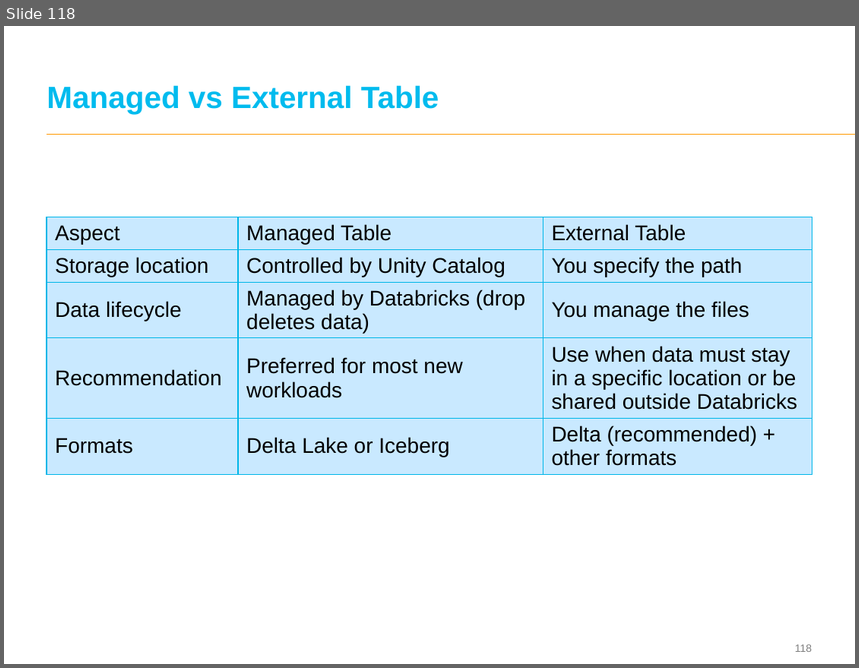
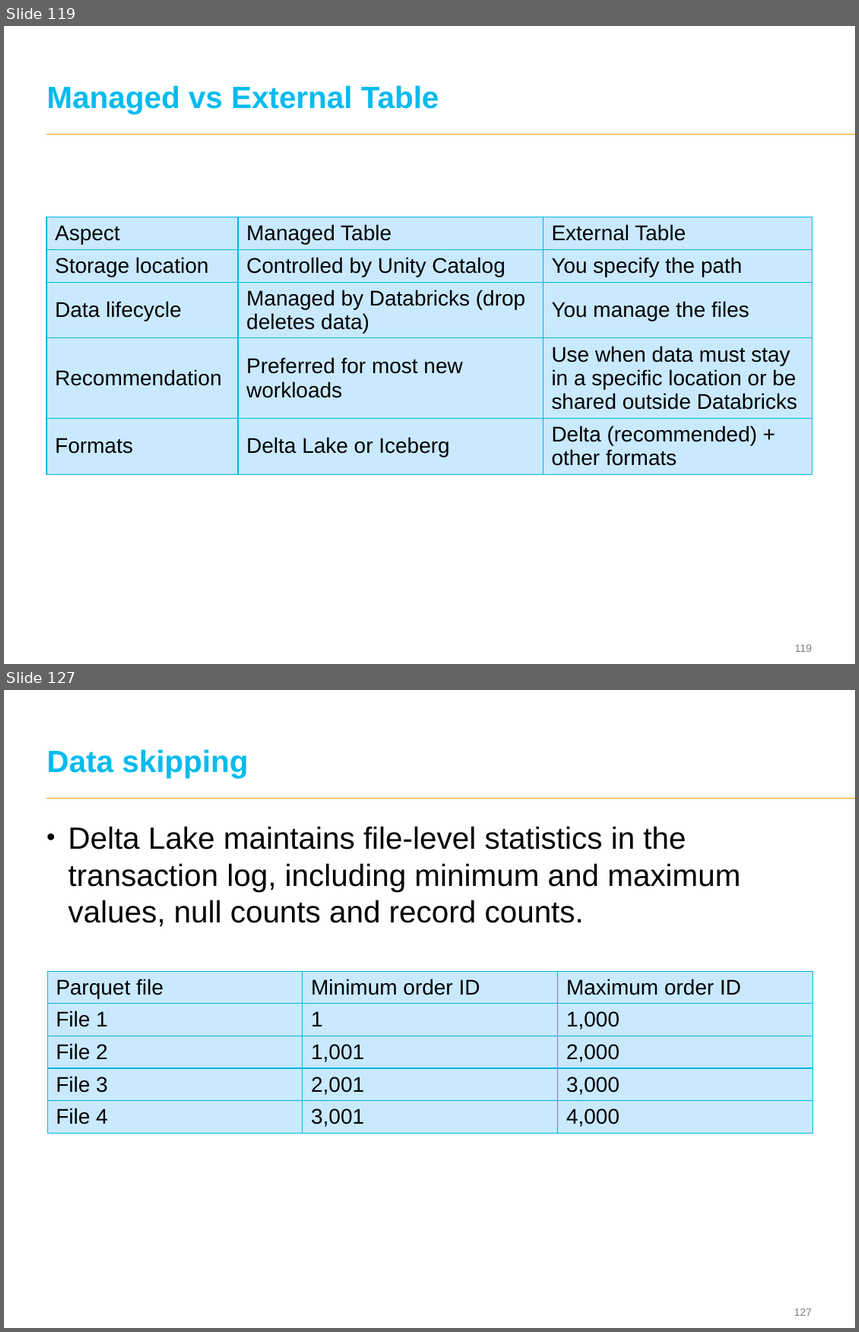
Before and after one commit to eswaribala/ltidatanov2026, a slide deck: DataAnalyticsandPlatform.pptx. Shown one above the other, each under a label of ours: slide 118 before the commit, slides 119 and 127 after it; the slides between them are not shown. The pictures are 859x668 and 859x1332 pixels, drawn with LibreOffice and Linux fonts; fonts in the diff are those of the drawing; background and template pictures are left out. Boxes give left, top, right and bottom in pixels: in the first picture for what was removed or moved away, otherwise in the second. Text is boxed around its words. In the diff, an @@ line names an element or a change of style, - is before the commit and + after.

```diff
--- a/DataAnalyticsandPlatform.pptx
+++ b/DataAnalyticsandPlatform.pptx
@@ slide 127 added at [4,690,855,1328], background #FFFFFF; not listed: 2 template elements that a slide beside it also shows @@
@@ title added at [47,749,248,778], 26 pt, text #00BBEE, bold @@
+Data skipping
@@ text added at [68,826,740,927], 26 pt, text #000000 @@
+• Delta Lake maintains file-level statistics in the transaction log, including minimum and maximum values, null counts and record counts.
@@ table added at [47,972,813,1142], 5 rows, 3 columns @@
+Parquet file | Minimum order ID | Maximum order ID
+File 1 | 1 | 1,000
+File 2 | 1,001 | 2,000
+File 3 | 2,001 | 3,000
+File 4 | 3,001 | 4,000
@@ what was slide 118 is now slide 119 @@
```
Also in this commit, not shown: 2 slides changed, 19 other slides added, 1 other file.
